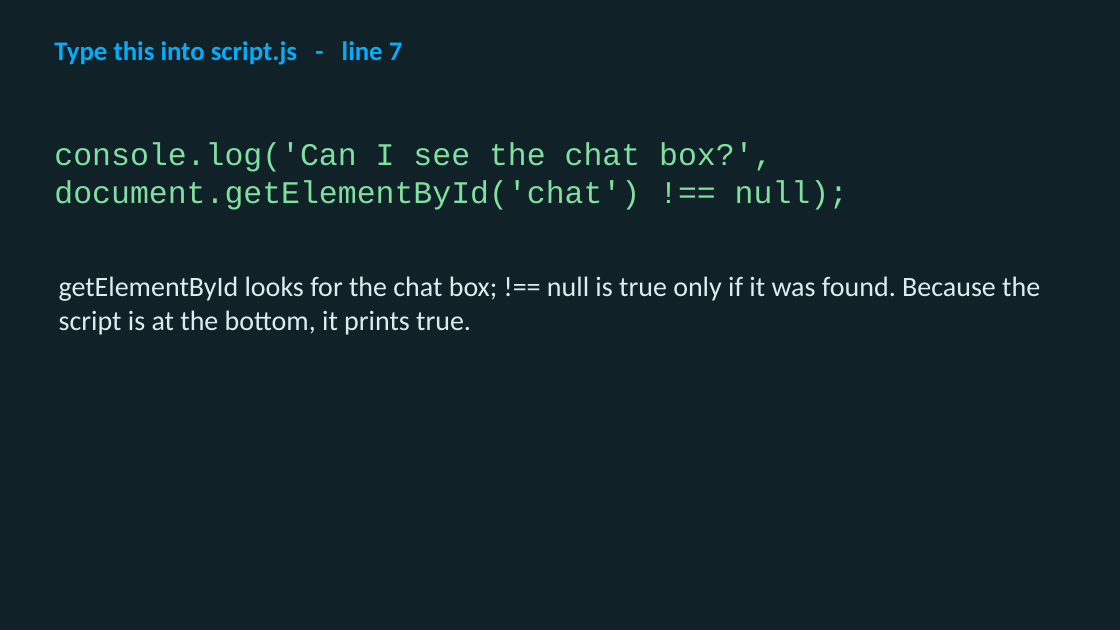
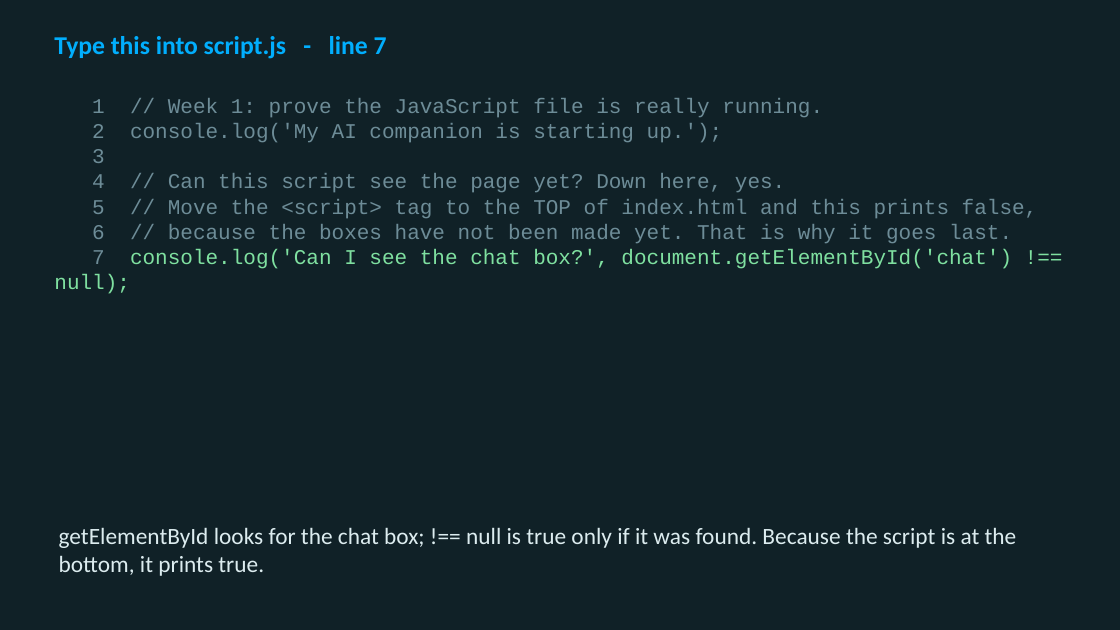
Before and after one commit to utgapps/utgapps.github.io, a slide deck: slide 96 of ai101/slides/week-01.pptx (slide 91 before the commit). Drawn at 1120x630 pixels with LibreOffice and Linux fonts; fonts in the diff are those of the drawing. Boxes give left, top, right and bottom in pixels: in the first picture for what was removed or moved away, otherwise in the second. Text is boxed around its words. In the diff, an @@ line names an element or a change of style, - is before the commit and + after.

```diff
--- a/ai101/slides/week-01.pptx
+++ b/ai101/slides/week-01.pptx
@@ text "Type this into script.js - ..." at (x1=54, y1=36, x2=387, y2=59): size 23 to 22 pt @@
@@ text added at (x1=54, y1=98, x2=1038, y2=294), 18 pt, text #6D8C97 @@
+1 // Week 1: prove the JavaScript file is really running.
+2 console.log('My AI companion is starting up.');
+3
+4 // Can this script see the page yet? Down here, yes.
+5 // Move the <script> tag to the TOP of index.html and this prints false,
+6 // because the boxes have not been made yet. That is why it goes last.
+7 console.log('Can I see the chat box?', document.getElementById('chat') !== null);
@@ text removed at (x1=54, y1=143, x2=848, y2=210) @@
-console.log('Can I see the chat box?', document.getElementById('chat') !== null);
@@ text "getElementById looks for the chat ..." moved from (x1=59, y1=276, x2=1040, y2=335) to (x1=59, y1=527, x2=1017, y2=576) @@
@@ text "getElementById looks for the chat ..." at (x1=59, y1=527, x2=1017, y2=576): size 24 to 20 pt @@
```
Also in this commit, not shown: 52 other slides changed, 9 slides added, 3 slides removed, 30 other files.
